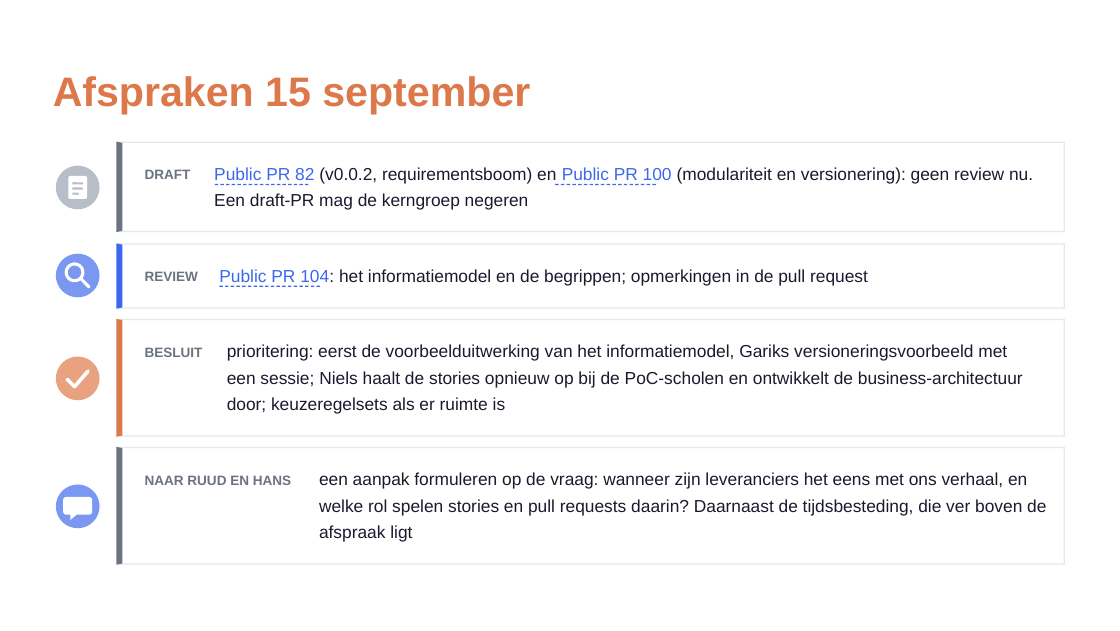
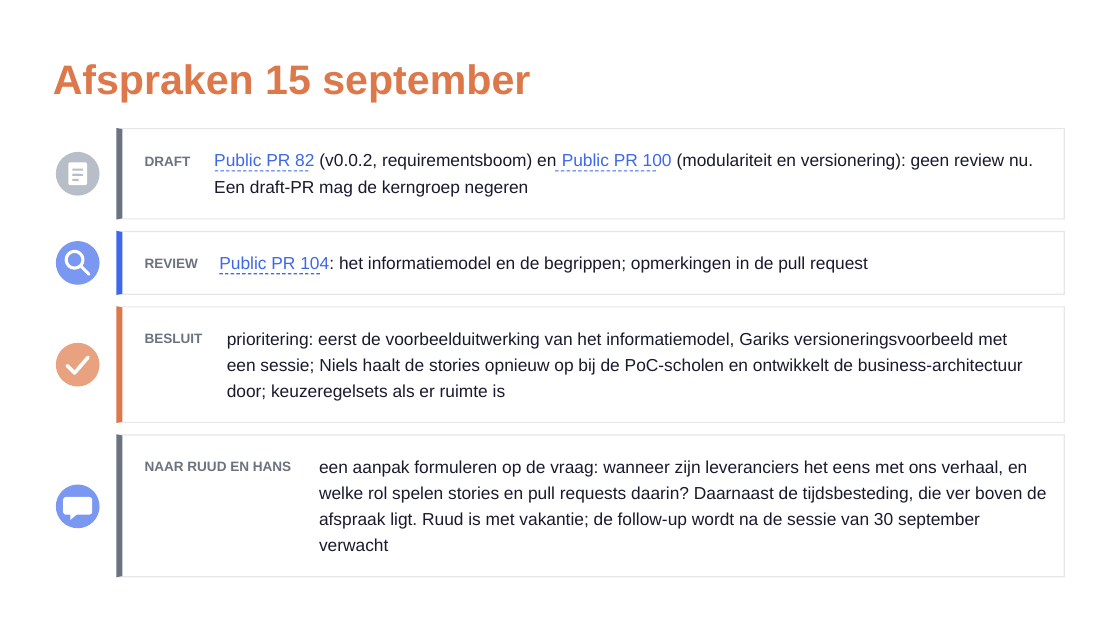
Before and after one commit to Npuls-OKx/meta, a slide deck: slide 39 of presentaties/export/260915_kerngroep_techniek_afspraken/260915_kerngroep_techniek_afspraken.pptx. Drawn at 1120x631 pixels with LibreOffice and Linux fonts; fonts in the diff are those of the drawing; background and template pictures are left out. Boxes give left, top, right and bottom in pixels: in the first picture for what was removed or moved away, otherwise in the second. Text is boxed around its words. In the diff, an @@ line names an element or a change of style, - is before the commit and + after.

```diff
--- a/presentaties/export/260915_kerngroep_techniek_afspraken/260915_kerngroep_techniek_afspraken.pptx
+++ b/presentaties/export/260915_kerngroep_techniek_afspraken/260915_kerngroep_techniek_afspraken.pptx
@@ freeform shape moved from (x1=116, y1=244, x2=1065, y2=245) to (x1=116, y1=218, x2=1065, y2=219) @@
@@ 20 freeform shapes, 7 texts, 4 lines moved together from (x1=56, y1=142, x2=1065, y2=516) to (x1=56, y1=128, x2=1065, y2=503) @@
@@ 6 texts, 3 freeform shapes moved together from (x1=53, y1=76, x2=1065, y2=489) to (x1=53, y1=64, x2=1065, y2=477) @@
@@ freeform shape resized from (x1=116, y1=446, x2=1065, y2=564) to (x1=116, y1=434, x2=1065, y2=577) @@
@@ freeform shape resized from (x1=116, y1=446, x2=122, y2=564) to (x1=116, y1=434, x2=122, y2=577) @@
@@ freeform shape resized from (x1=1064, y1=446, x2=1065, y2=564) to (x1=1064, y1=434, x2=1065, y2=577) @@
@@ text removed at (x1=319, y1=525, x2=412, y2=542) @@
-afspraak ligt
@@ text added at (x1=319, y1=512, x2=980, y2=529), 11.4 pt, text #1A1A2E @@
+afspraak ligt. Ruud is met vakantie; de follow-up wordt na de sessie van 30 september
@@ text added at (x1=319, y1=538, x2=388, y2=551), 11.4 pt, text #1A1A2E @@
+verwacht
@@ freeform shape moved from (x1=116, y1=564, x2=1065, y2=565) to (x1=116, y1=576, x2=1065, y2=577) @@
```
Also in this commit, not shown: 1 other slide changed, 2 other files.
